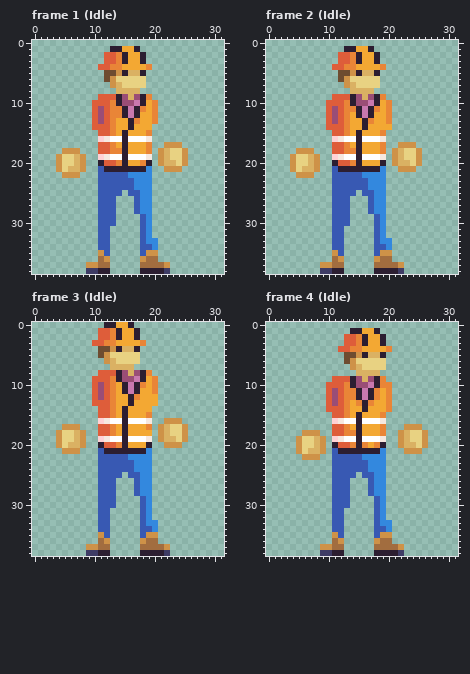
Pixel-art file, stored at Player/Player.aseprite. The picture above was drawn from the file before the commit.
32x39 pixels, 14 frames. Shown: frame 1 (Idle), frame 2 (Idle), frame 3 (Idle), frame 4 (Idle). The commit also changed other frames, which this record leaves out.
And afterwards:
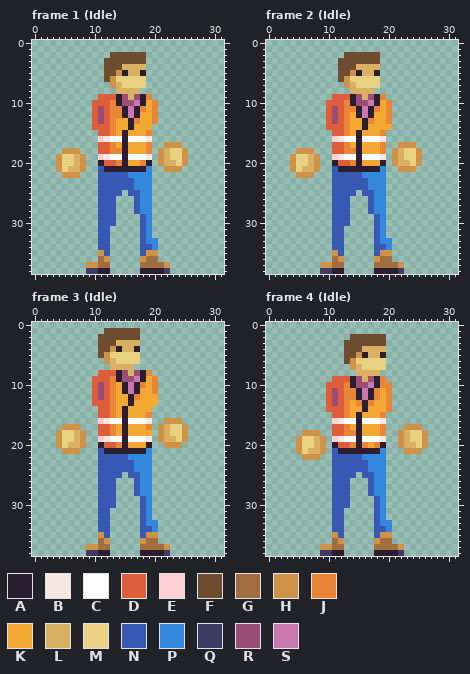
Palette (. is transparent): A #2c1e31  B #f6e8e0  C #ffffff  D #de5d3a  E #ffd1d5  F #6e4c30  G #a26d3f  H #ce9248  J #e98537  K #f3a833  L #dab163  M #e8d282  N #3859b3  P #3388de  Q #3e3b65  R #9a4d76  S #c878af
From old to new:
layer "Hel" now hidden
Frame 1 (Idle):
Colour A gives way to colour F in rows 2 to 3 at x 15 and 18.
Colour D gives way to colour F in row 2 at x 13; in row 3 at x 12 to 13; in row 4 at x 12.
Colour J gives way to colour F in rows 2 to 3 at x 14; in row 4 at x 13 to 14.
Colour K gives way to colour F in rows 2 to 3 at x 16 to 17.
Colour K gives way to colour L in row 4 at x 15 to 18.
Colour A is removed in row 1 at x 13 to 14 and 17.
Colour D is removed in row 2 at x 12; in row 4 at x 11.
Colour J is removed in row 4 at x 19.
Colour K is removed in row 1 at x 15 to 16.
Frame 2 (Idle): the same change as frame 1 (Idle)
Frame 3 (Idle):
Colour A gives way to colour F in rows 1 to 2 at x 14 and 17.
Colour D gives way to colour F in row 1 at x 12; in row 2 at x 11 to 12; in row 3 at x 11.
Colour J gives way to colour F in rows 1 to 2 at x 13; in row 3 at x 12 to 13.
Colour K gives way to colour F in rows 1 to 2 at x 15 to 16.
Colour K gives way to colour L in row 3 at x 14 to 17.
Colour A is removed in row 0 at x 12 to 13 and 16.
Colour D is removed in row 1 at x 11; in row 3 at x 10.
Colour J is removed in row 3 at x 18.
Colour K is removed in row 0 at x 14 to 15.
Frame 4 (Idle):
Colour A gives way to colour F in rows 2 to 3 at x 16 and 19.
Colour D gives way to colour F in row 2 at x 14; in row 3 at x 13 to 14; in row 4 at x 13.
Colour J gives way to colour F in rows 2 to 3 at x 15; in row 4 at x 14 to 15.
Colour K gives way to colour F in rows 2 to 3 at x 17 to 18.
Colour K gives way to colour L in row 4 at x 16 to 19.
Colour A is removed in row 1 at x 14 to 15 and 18.
Colour D is removed in row 2 at x 13; in row 4 at x 12.
Colour J is removed in row 4 at x 20.
Colour K is removed in row 1 at x 16 to 17.
Pixel boxes of the changes (left, top, right, bottom) in both pictures:
changed: (98, 46, 152, 70)
changed: (332, 46, 386, 70)
changed: (92, 322, 146, 346)
changed: (338, 328, 392, 352)
